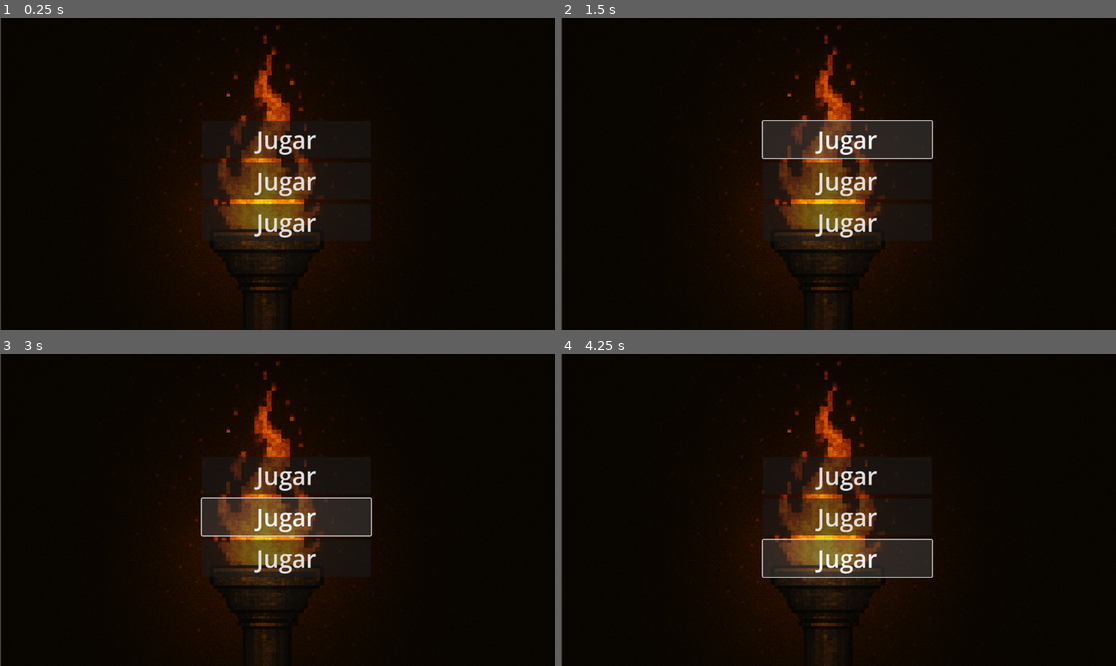
Above: before the commit, frames 1-4 (two rows, left to right).
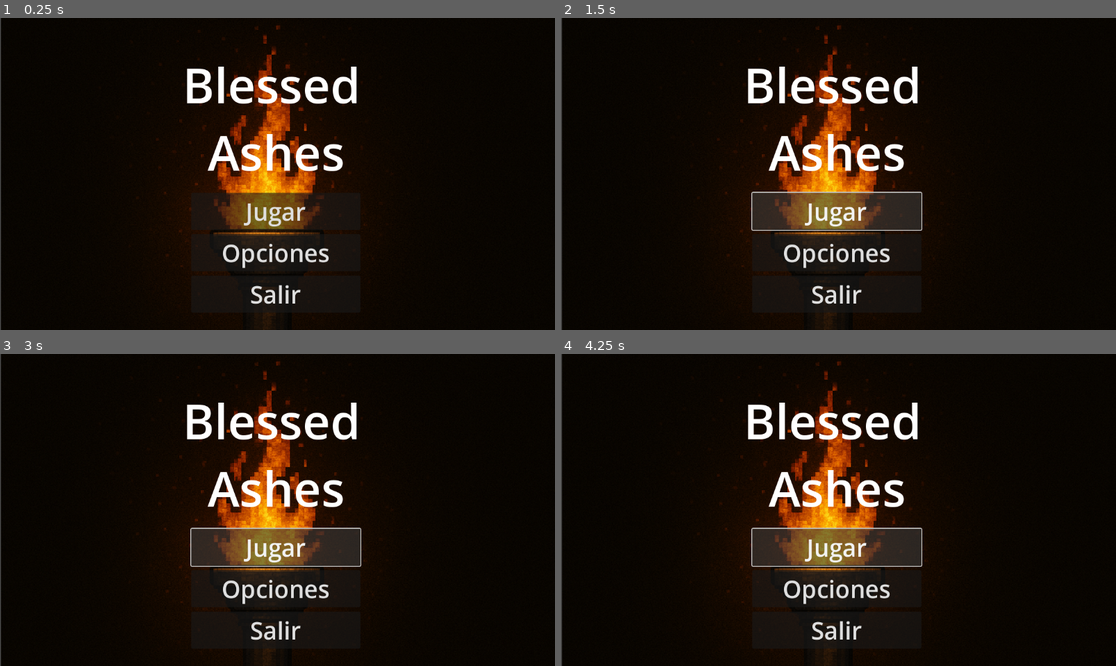
Above: after the commit, the same moments.

Repository: gis12di/Blessed_Ashes
Game: Godot game, scene res://JUEGO/menu.tscn
The game is run twice, just before and just after one commit, with the same random seed, the same clock (stepped at 60 frames per second) and the same inputs. This scene is started directly instead of the project's main scene.
Inputs:
- Up to frame 1 (0.25 s): no input
- Up to frame 2 (1.5 s): click "Jugar" (after the commit: "Opciones") at 0.5 s; click "Jugar" at 1.25 s
- Up to frame 3 (3 s): click "Jugar" at 2 s; click "Jugar" at 2.75 s
- Up to frame 4 (4.25 s): click "Jugar" at 3.5 s

The runs differ from the first frame. In frame 1, 6.6% of the frame differs, in the area x 33-65%, y 15-92%; in frame 2, 9.5%, in the area x 33-68%, y 15-92%; in frame 3, 8.6%; in frame 4, 7.7%.

Commit message:
menu_base

Diff:
--- a/JUEGO/menu.tscn
+++ b/JUEGO/menu.tscn
@@ -44,17 +44,17 @@
 
 [node name="VBoxContainer" type="VBoxContainer" parent="."]
 layout_mode = 1
-anchors_preset = 8
+anchors_preset = 7
 anchor_left = 0.5
-anchor_top = 0.5
+anchor_top = 1.0
 anchor_right = 0.5
-anchor_bottom = 0.5
-offset_left = -153.0
-offset_top = -111.0
-offset_right = 198.0
-offset_bottom = 138.0
+anchor_bottom = 1.0
+offset_left = -175.5
+offset_top = -286.0
+offset_right = 175.5
+offset_bottom = -37.0
 grow_horizontal = 2
-grow_vertical = 2
+grow_vertical = 0
 theme_override_constants/separation = 9
 
 [node name="Button" type="Button" parent="VBoxContainer"]
@@ -65,9 +65,27 @@
 [node name="Button2" type="Button" parent="VBoxContainer"]
 layout_mode = 2
 theme_override_font_sizes/font_size = 50
-text = "Jugar"
+text = "Opciones"
 
 [node name="Button3" type="Button" parent="VBoxContainer"]
 layout_mode = 2
 theme_override_font_sizes/font_size = 50
-text = "Jugar"
+text = "Salir"
+
+[node name="Label" type="Label" parent="."]
+layout_mode = 1
+anchors_preset = -1
+anchor_left = 0.5
+anchor_top = 0.5
+anchor_right = 0.5
+anchor_bottom = 0.5
+offset_left = -193.0
+offset_top = -255.0
+offset_right = 382.0
+offset_bottom = 162.0
+grow_horizontal = 2
+grow_vertical = 2
+theme_override_font_sizes/font_size = 100
+text = "Blessed
+  Ashes
+"
